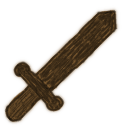
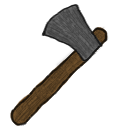
Layered file, before and after one edit (w=128, h=128). Changes by layer:
hid group "ayuda" (17 layers) over (3, 4, 120, 126)
"txt_Terminado": opacity 64% → 100% over (3, 4, 120, 126)
added group "txt_trm_hacha_pdr" (50%) with 8 layers in group "txt_Terminado" over (9, 4, 110, 126)
added layer "Capa #66" in group "txt_trm_hacha_pdr" over (46, 6, 100, 59)
added layer "Capa #65" (64%) in group "txt_trm_hacha_pdr" over (45, 7, 102, 60)
added layer "Capa #64" (32%) in group "txt_trm_hacha_pdr" over (43, 4, 102, 61)
added group "Grupo de capas #2" (64%) with 3 layers in group "txt_trm_hacha_pdr" over (44, 5, 102, 61)
added layer "Capa #63" in group "Grupo de capas #2" over (46, 8, 100, 58)
added layer "Capa #62" (64%) in group "Grupo de capas #2" over (44, 5, 101, 60)
added layer "Capa #61" (32%) in group "Grupo de capas #2" over (46, 6, 102, 61)
added layer "Capa #67" in group "txt_trm_hacha_pdr" over (9, 26, 110, 126)
hid group "txt_espada" (4 layers), opacity 100% → 64% over (3, 10, 116, 124)
"Partes": opacity 70% → 100% over (5, 4, 120, 126)
hid "Capa #32" over (5, 10, 118, 122)
showed "Capa #29" over (10, 4, 108, 126)
showed group "trazo" (9 layers) over (5, 4, 120, 126)
hid group "boceto" (4 layers) over (11, 6, 119, 125)
added layer "Capa #60" in group "Terminado #1" over (42, 4, 103, 62)
hid "Capa #36" over (3, 5, 120, 126)
showed "Copia de clr_palo" over (10, 27, 108, 126)
